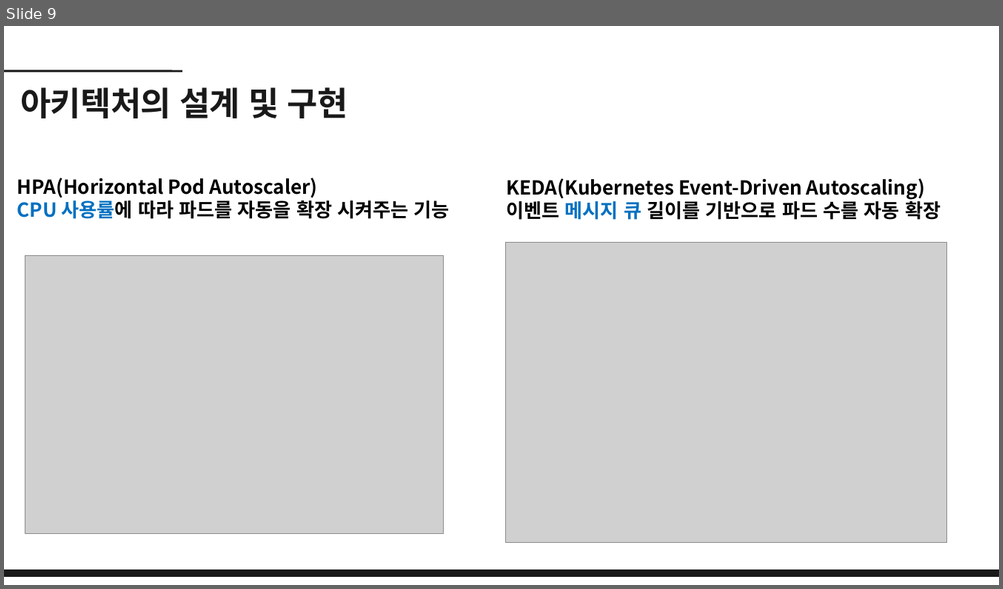
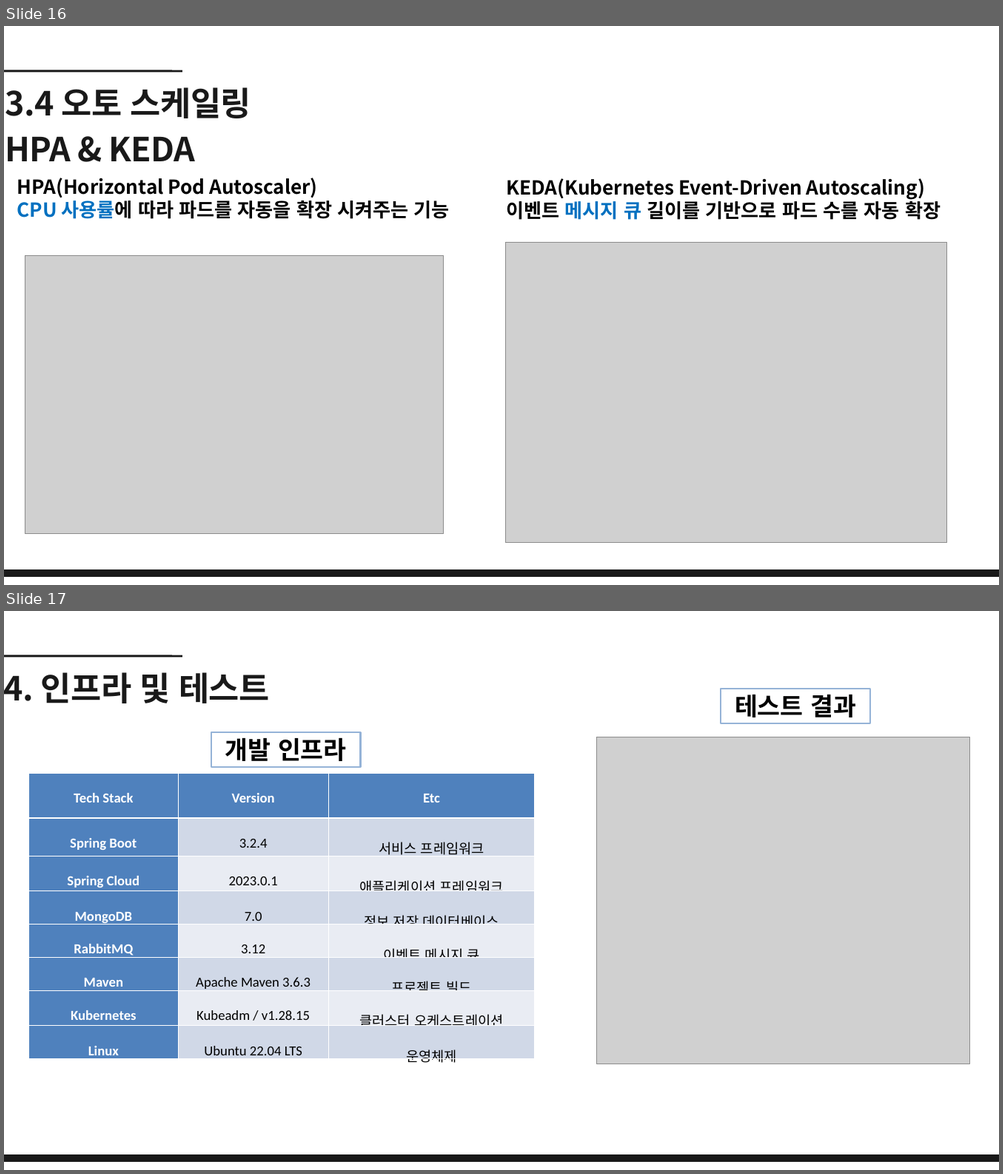
Before and after one commit to dbehdrbs0806/4rd_1sem, a slide deck: GraduationGuidance/20204077_유동균_논문발표ppt.pptx. Shown one above the other, each under a label of ours: slide 9 before the commit, slides 16 and 17 after it. The pictures are 1003x589 and 1003x1174 pixels, drawn with LibreOffice and Linux fonts; fonts in the diff are those of the drawing; grey boxes stand for pictures. Boxes give left, top, right and bottom in pixels: in the first picture for what was removed or moved away, otherwise in the second. Text is boxed around its words. In the diff, an @@ line names an element or a change of style, - is before the commit and + after.

```diff
--- a/GraduationGuidance/20204077_유동균_논문발표ppt.pptx
+++ b/GraduationGuidance/20204077_유동균_논문발표ppt.pptx
@@ slide 17 added at <box>4,611,999,1170</box>, background #FFFFFF @@
@@ line added from (4, 656) to (182, 656), #191919 3 pt @@
@@ text added at <box>4,672,269,703</box>, 48 pt, text #191919, bold @@
+4. 인프라 및 테스트
@@ rectangle added at <box>720,689,870,724</box>, outline #95B3D7 2.25 pt, 36 pt, text #000000, bold @@
+테스트 결과
@@ rectangle added at <box>211,732,361,767</box>, outline #95B3D7 2.25 pt, 36 pt, text #000000, bold @@
+개발 인프라
@@ picture added at <box>597,738,969,1065</box> @@
@@ table added at <box>29,773,534,1069</box>, 8 rows, 3 columns @@
+Tech Stack | Version | Etc
+Spring Boot | 3.2.4 | 서비스 프레임워크
+Spring Cloud | 2023.0.1 | 애플리케이션 프레임워크
+MongoDB | 7.0 | 정보 저장 데이터베이스
+RabbitMQ | 3.12 | 이벤트 메시지 큐
+Maven | Apache Maven 3.6.3 | 프로젝트 빌드
+Kubernetes | Kubeadm / v1.28.15 | 클러스터 오케스트레이션
+Linux | Ubuntu 22.04 LTS | 운영체제
@@ freeform shape added at <box>4,1156,999,1162</box>, fill #191919, outline #191919 1.5 pt @@
@@ what was slide 9 is now slide 16 @@
@@ slide 16 changed as well @@
@@ text at <box>5,87,251,161</box>: text changed @@
-아키텍처의 설계 및 구현
+3.4 오토 스케일링
+HPA & KEDA
```
Also in this commit, not shown: 5 other slides changed, 10 other slides added, 7 slides removed, 3 other files.
